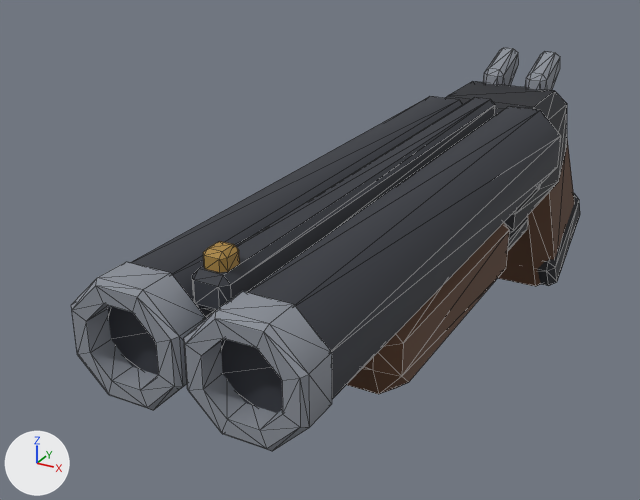
Two versions of the glTF model roblox/assets/weapons-kit/w_sawnoff.glb, one commit apart.
Camera for both pictures: a 50 mm camera at (0.163, -0.511, 0.17) aimed at (-0.06, -0.105, -0.033). Every picture has the same lights, and +X, +Y and +Z are marked at lower left. The first picture is the older version. Mesh edges are drawn as thin lines. Vertices at exactly the same position are counted once.

In view in the first picture: 'body_wzB__dark__p24262c', 'forend_wzA__wood__p5a3b26', 'grip_wzA__wood__p5a3b26', 'grip_wzN__dark__p24262c', 'hammerL_wzN__steel__p8a8f98', 'hammerR_wzN__steel__p8a8f98', 'hinge_trim_wzN__brass__pa8843f', 'hinge_trim_wzN__steel__p8a8f98', 'hinge_wzB__frame__p33363e'.
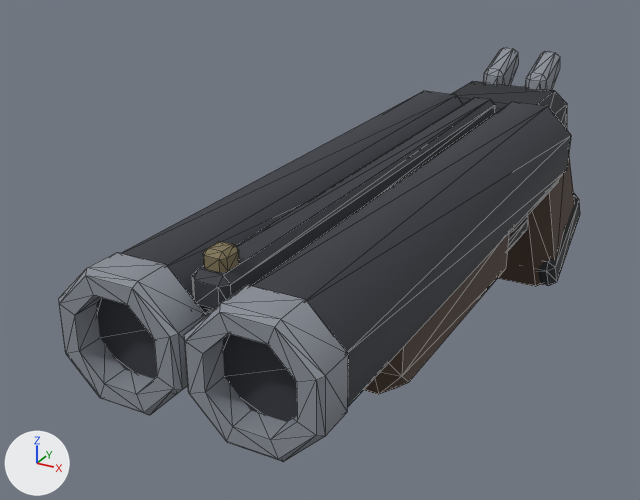
Pixel boxes (x1, y1, x2, y2) of what changed, in the pictures (640 x 500 px; the box of a moved part takes in the faces that stretch with it):
'hinge_wzB__frame__p33363e', reshaped: before (108, 96, 561, 413); after (96, 91, 571, 422)
'hinge_trim_wzN__steel__p8a8f98', reshaped (11% wider, 11% taller): before (71, 262, 332, 451); after (59, 252, 348, 462)
'hinge_trim_wzN__brass__pa8843f', recoloured: (203, 241, 240, 273) in both
part 2 of me_hinge_wzb__frame__p33363e, moved or reshaped: before (221, 106, 561, 413); after (222, 102, 571, 422)
part 3 of me_hinge_wzb__frame__p33363e, moved or reshaped: before (108, 96, 463, 375); after (96, 91, 463, 379)

Patch to the scene script:
```diff
--- a/roblox/assets/weapons-kit/w_sawnoff.glb.py
+++ b/roblox/assets/weapons-kit/w_sawnoff.glb.py
@@ mat_brass @@
 mat_brass = principled_material('brass')
-mat_brass.base_color = (0.392, 0.231, 0.0497)  # brown #a8843f
+mat_brass.base_color = (0.209, 0.168, 0.0887)  # yellow #7e7254
 mat_brass.roughness = 0.75
@@ me_hinge_trim_wzn__steel__p8a8f98 @@
 # used by ob_hinge_trim_wzn__steel__p8a8f98; location = (0.0, 0.0, 0.0)
-me_hinge_trim_wzn__steel__p8a8f98.from_pydata(...)  # 96 vertices, 184 faces; spans x -0.0481..0.0481, y -0.311..-0.292, z -0.0066..0.0406
+me_hinge_trim_wzn__steel__p8a8f98.from_pydata(...)  # 96 vertices, 184 faces; spans x -0.0538..0.0538, y -0.311..-0.292, z -0.0093..0.0433
+# me_hinge_trim_wzn__steel__p8a8f98 part 1: 96 of 96 vertices moved; they spanned x -0.0481..0.0481, y -0.311..-0.292, z -0.0066..0.0406 and now span x -0.0538..0.0538, y -0.311..-0.292, z -0.0093..0.0433; mean shift (0.0, 0.0, 0.0)
 me_hinge_trim_wzn__steel__p8a8f98.materials.append(mat_steel)
@@ me_hinge_wzb__frame__p33363e @@
 # used by ob_hinge_wzb__frame__p33363e; location = (0.0, 0.0, 0.0)
-me_hinge_wzb__frame__p33363e.from_pydata(...)  # 88 vertices, 164 faces; spans x -0.047..0.047, y -0.3..-0.012, z -0.006..0.043
+me_hinge_wzb__frame__p33363e.from_pydata(...)  # 88 vertices, 164 faces; spans x -0.053..0.053, y -0.3..-0.012, z -0.008..0.043
+# me_hinge_wzb__frame__p33363e part 2: the loose piece of 32 vertices spanning x 0.002..0.047, y -0.3..-0.012, z -0.006..0.04 is scaled about its middle by (1.13, 1, 1.13), then moved by (0.003, 0.0, 0.0)
+# me_hinge_wzb__frame__p33363e part 3: the loose piece of 32 vertices spanning x -0.047..-0.002, y -0.3..-0.012, z -0.006..0.04 is scaled about its middle by (1.13, 1, 1.13), then moved by (-0.003, 0.0, 0.0)
 me_hinge_wzb__frame__p33363e.materials.append(mat_frame)
```
